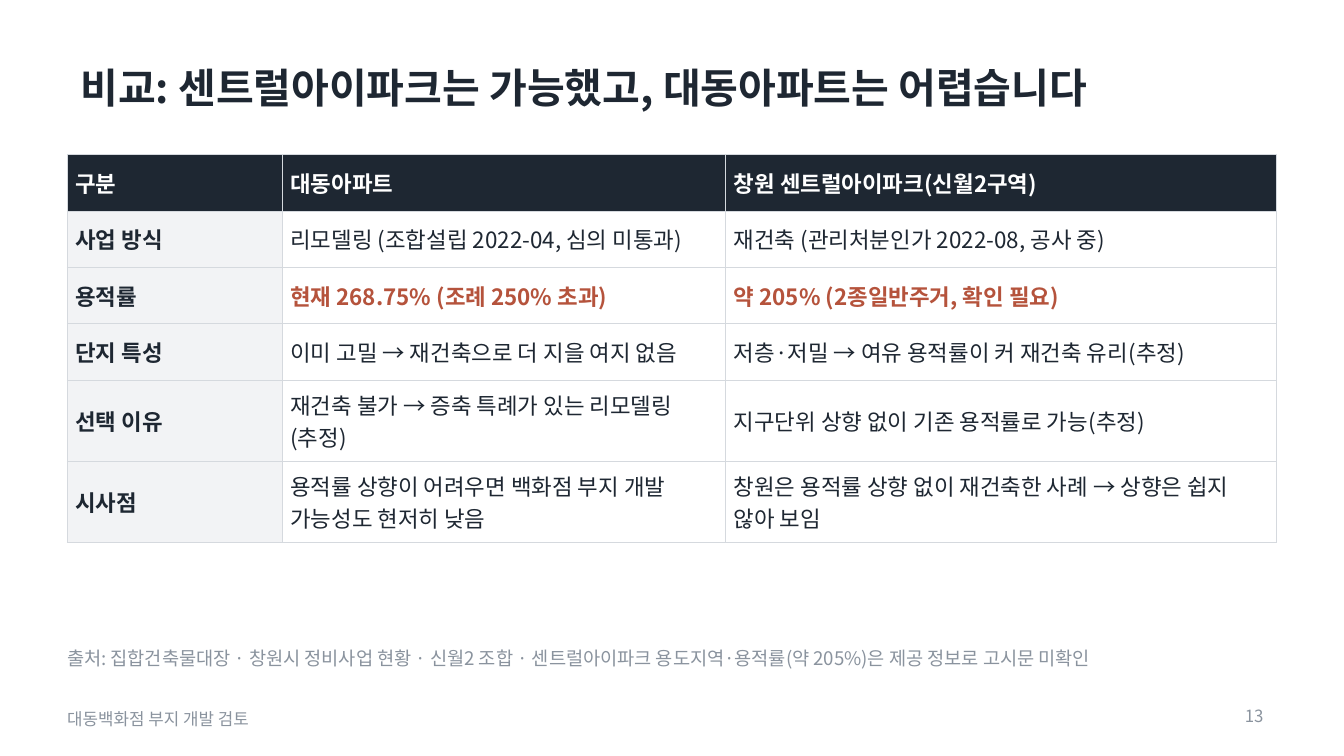
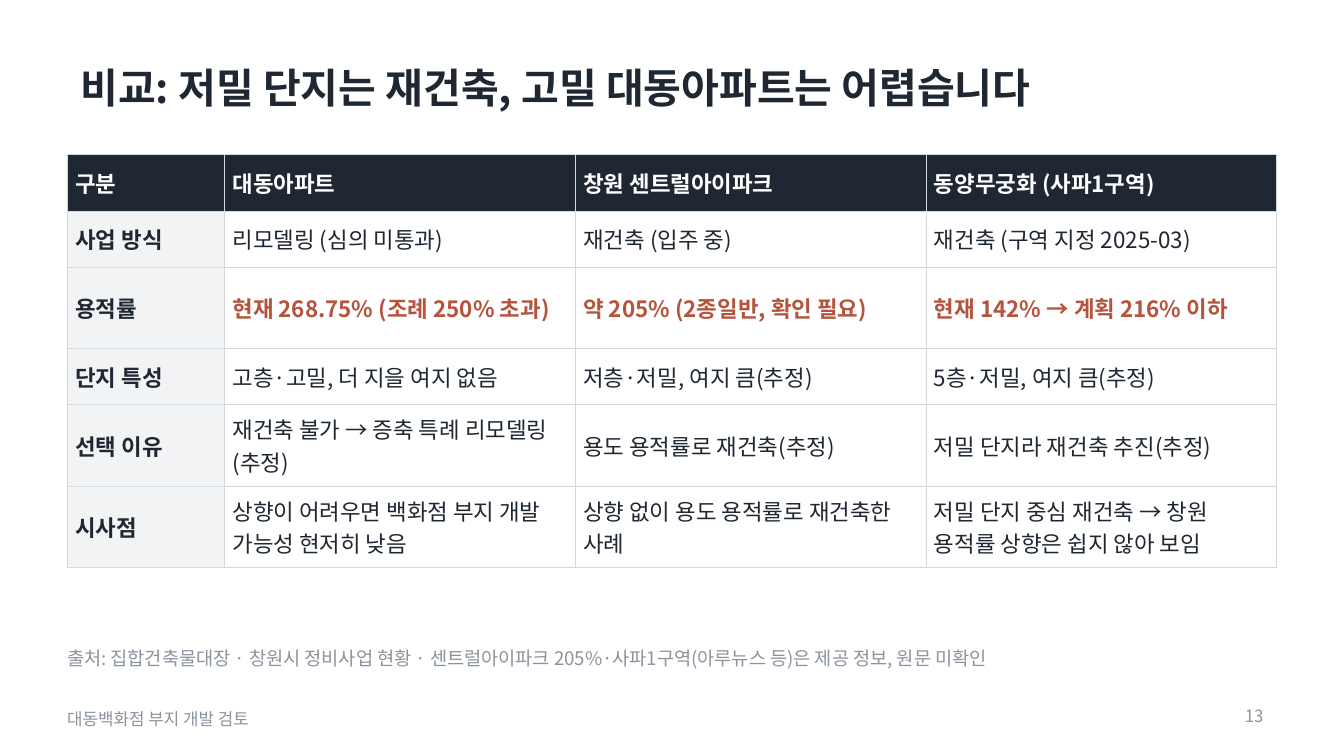
Before and after one commit to nadriboy2-design/dorim-redev-system, a slide deck: slide 13 of analysis/daedong/보고서/대동백화점_현장방문보고_제안검토요약2장추가_2026-11-13.pptx. Drawn at 1344x756 pixels with LibreOffice and Linux fonts; fonts in the diff are those of the drawing. Boxes give left, top, right and bottom in pixels: in the first picture for what was removed or moved away, otherwise in the second. Text is boxed around its words. In the diff, an @@ line names an element or a change of style, - is before the commit and + after.

```diff
--- a/analysis/daedong/보고서/대동백화점_현장방문보고_제안검토요약2장추가_2026-11-13.pptx
+++ b/analysis/daedong/보고서/대동백화점_현장방문보고_제안검토요약2장추가_2026-11-13.pptx
@@ title at [80, 68, 1031, 112]: text changed @@
-비교: 센트럴아이파크는 가능했고, 대동아파트는 어렵습니다
+비교: 저밀 단지는 재건축, 고밀 대동아파트는 어렵습니다
@@ table at [67, 155, 1277, 558] @@
-column 2: 대동아파트 | 리모델링 (조합설립 2022-04, 심의 미통과) | 현재 268.75% (조례 250% 초과) | 이미 고밀 → 재건축으로 더 지을 여지 없음 | 재건축 불가 → 증축 특례가 있는 리모델링(추정) | 용적률 상향이 어려우면 백화점 부지 개발 가능성도 현저히 낮음
-column 3: 창원 센트럴아이파크(신월2구역) | 재건축 (관리처분인가 2022-08, 공사 중) | 약 205% (2종일반주거, 확인 필요) | 저층·저밀 → 여유 용적률이 커 재건축 유리(추정) | 지구단위 상향 없이 기존 용적률로 가능(추정) | 창원은 용적률 상향 없이 재건축한 사례 → 상향은 쉽지 않아 보임
+column 2: 대동아파트 | 리모델링 (심의 미통과) | 현재 268.75% (조례 250% 초과) | 고층·고밀, 더 지을 여지 없음 | 재건축 불가 → 증축 특례 리모델링(추정) | 상향이 어려우면 백화점 부지 개발 가능성 현저히 낮음
+column 3: 창원 센트럴아이파크 | 재건축 (입주 중) | 약 205% (2종일반, 확인 필요) | 저층·저밀, 여지 큼(추정) | 용도 용적률로 재건축(추정) | 상향 없이 용도 용적률로 재건축한 사례
+column 4: 동양무궁화 (사파1구역) | 재건축 (구역 지정 2025-03) | 현재 142% → 계획 216% 이하 | 5층·저밀, 여지 큼(추정) | 저밀 단지라 재건축 추진(추정) | 저밀 단지 중심 재건축 → 창원 용적률 상향은 쉽지 않아 보임
@@ text at [67, 649, 986, 669]: text changed @@
-출처: 집합건축물대장 · 창원시 정비사업 현황 · 신월2 조합 · 센트럴아이파크 용도지역·용적률(약 205%)은 제공 정보로 고시문 미확인
+출처: 집합건축물대장 · 창원시 정비사업 현황 · 센트럴아이파크 205%·사파1구역(아루뉴스 등)은 제공 정보, 원문 미확인
```
